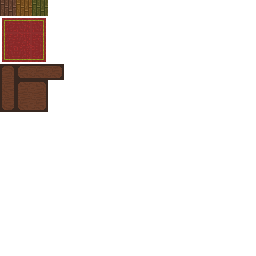
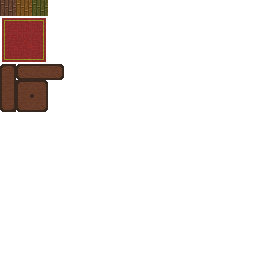
The second 256 × 256 image is a revision of the first. Changes to its layers:
painted on "Wall5" over [32, 96, 48, 112]
painted on "Wall3 copie" over [32, 80, 48, 96]
painted on "Wall3" over [16, 96, 32, 112]
painted on "Calque 1" over [16, 64, 18, 80]
painted on "Wall7" over [62, 64, 64, 80]
